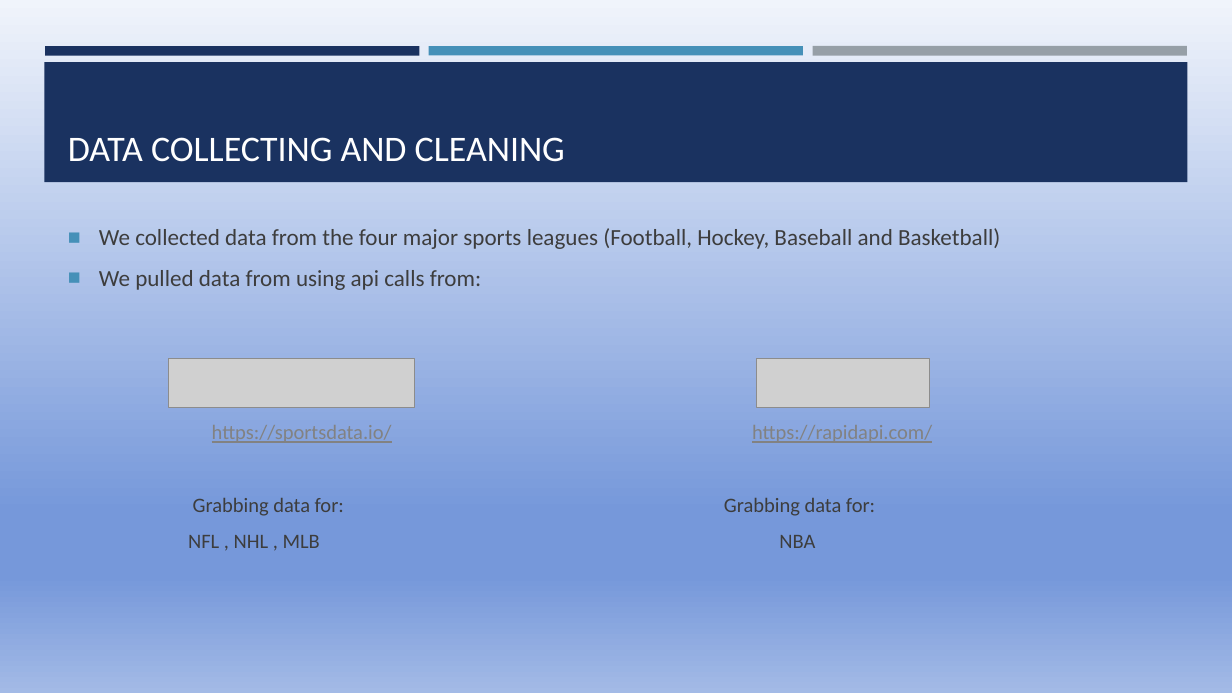
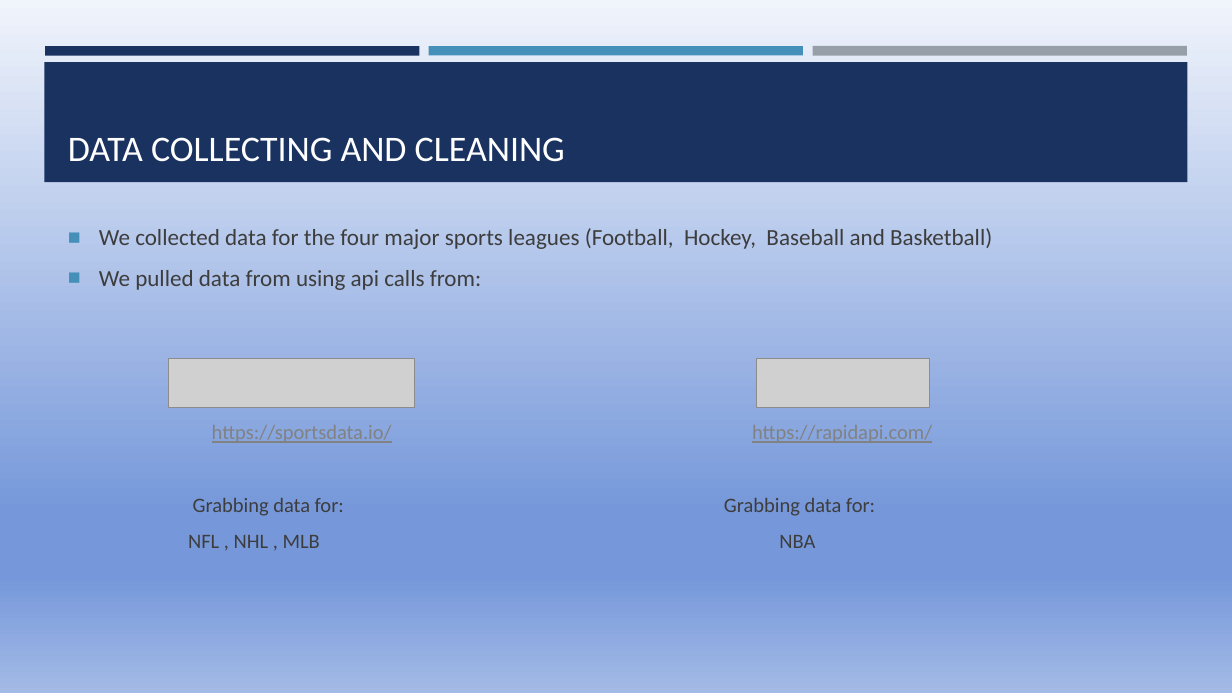
Before and after one commit to jprinfret/home_field_advantage, a slide deck: slide 3 of Presentation1.pptx. Drawn at 1232x693 pixels with LibreOffice and Linux fonts; fonts in the diff are those of the drawing; grey boxes stand for pictures. Boxes give left, top, right and bottom in pixels: in the first picture for what was removed or moved away, otherwise in the second. Text is boxed around its words. In the diff, an @@ line names an element or a change of style, - is before the commit and + after.

Commit message:
finished powerpoint

```diff
--- a/Presentation1.pptx
+++ b/Presentation1.pptx
@@ text at [99,228,992,249]: text changed @@
-■ We collected data from the four major sports leagues (Football, Hockey, Baseball and Basketball)
+■ We collected data for the four major sports leagues (Football, Hockey, Baseball and Basketball)
```
Also in this commit, not shown: 1 other slide changed, 3 slides added, 1 other file.
